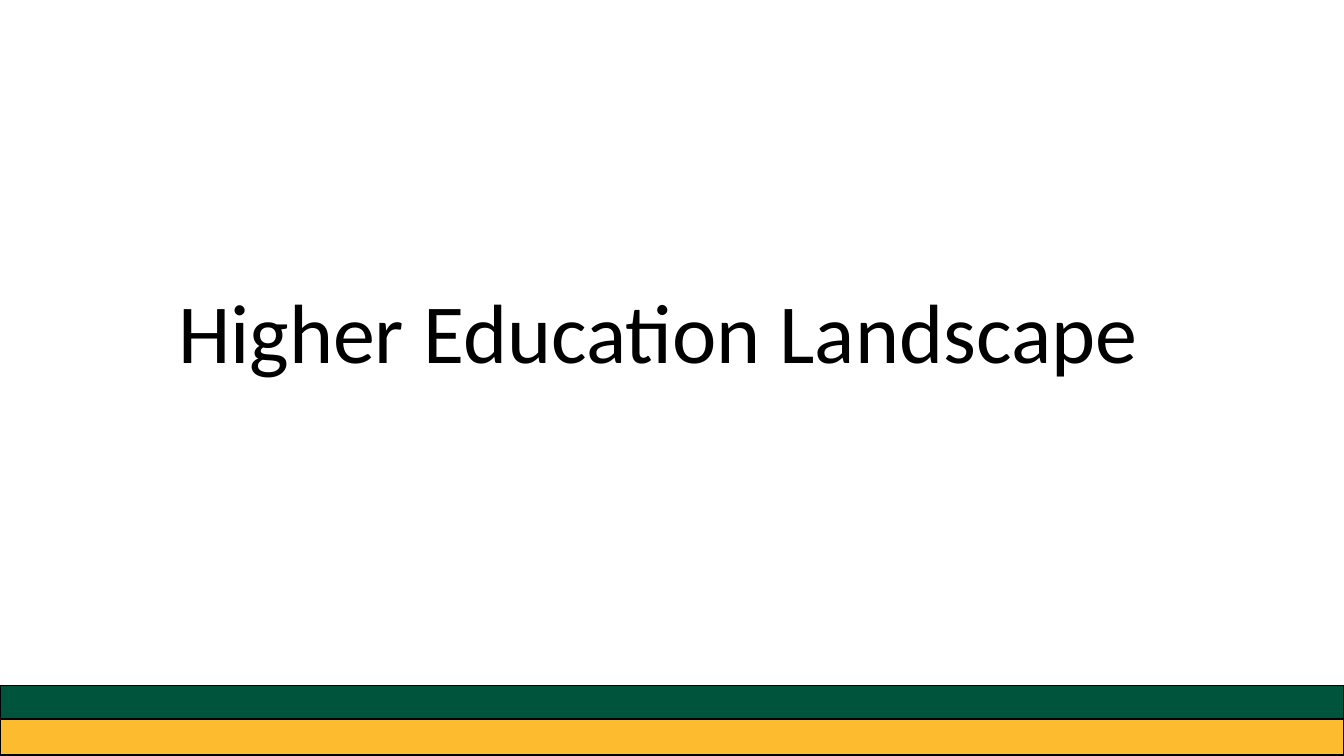
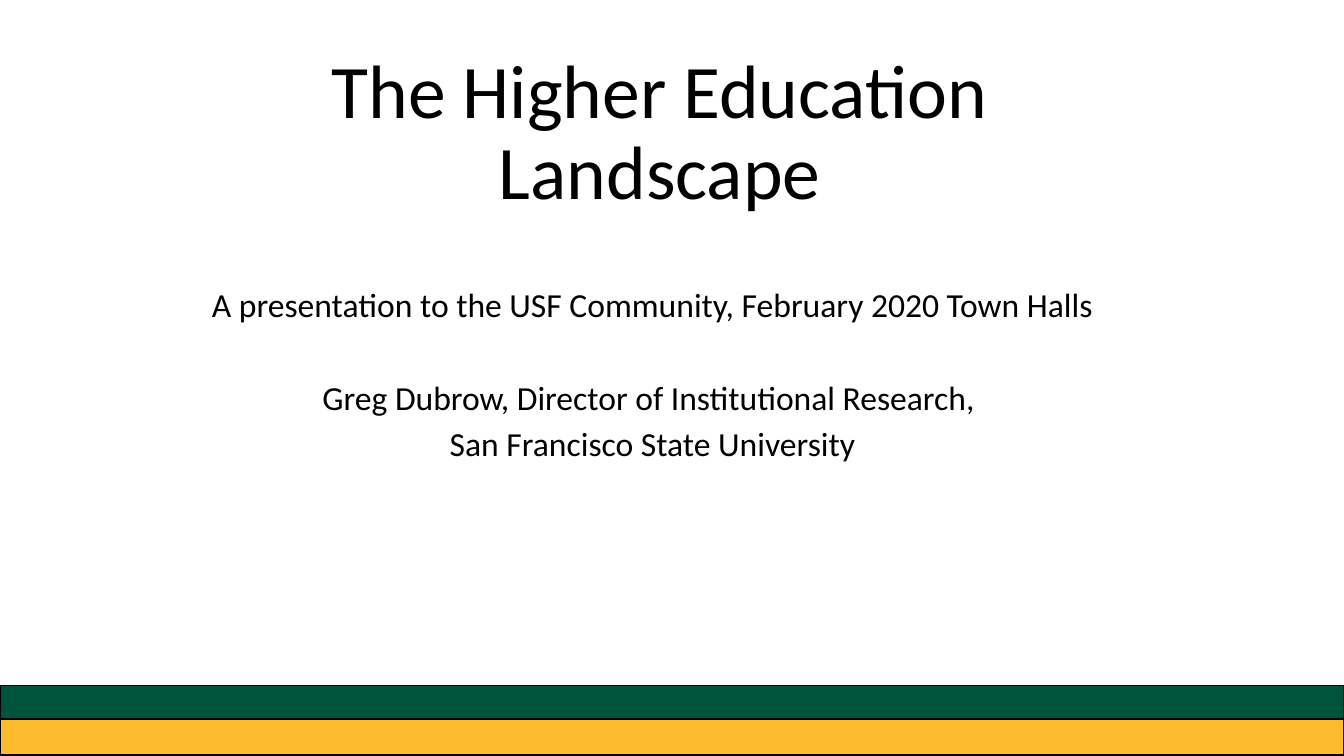
Before and after one commit to greg-dubrow/USF-talk-February-2020, a slide deck: slide 1 of usf_presentation_0220_gdubrow.pptx. Drawn at 1344x756 pixels with LibreOffice and Linux fonts; fonts in the diff are those of the drawing. Boxes give left, top, right and bottom in pixels: in the first picture for what was removed or moved away, otherwise in the second. Text is boxed around its words. In the diff, an @@ line names an element or a change of style, - is before the commit and + after.

```diff
--- a/usf_presentation_0220_gdubrow.pptx
+++ b/usf_presentation_0220_gdubrow.pptx
@@ title at bbox=[332, 65, 987, 212]: text changed; size 60 to 54 pt @@
-Higher Education Landscape
+The Higher Education Landscape
@@ subtitle added at bbox=[212, 293, 1093, 462], 24 pt, text #000000 @@
+A presentation to the USF Community, February 2020 Town Halls
+Greg Dubrow, Director of Institutional Research,
+San Francisco State University
```
Also in this commit, not shown: 12 slides added, 6 other files.
